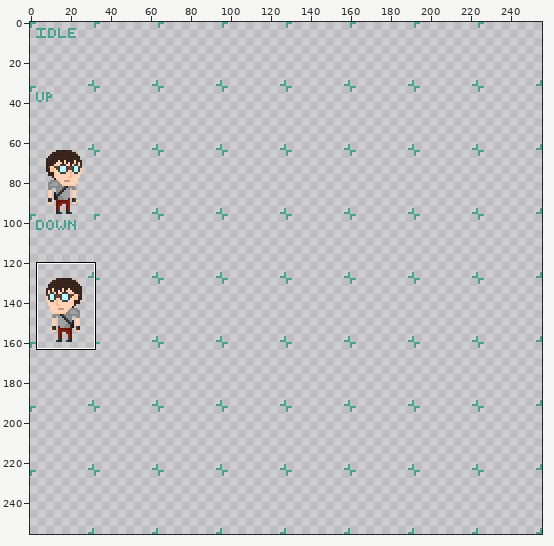
A sprite sheet gets an edit: src/main/resources/textures/mob/foster.png. The first picture is a wide view before the edit; the outline marks the close-up.
Close-up. Before the commit:
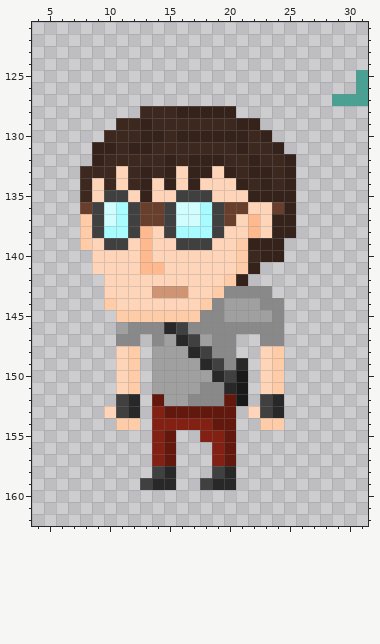
The file is 256x256 pixels. Shown: x 4..31, y 121..162.
The same view after the edit:
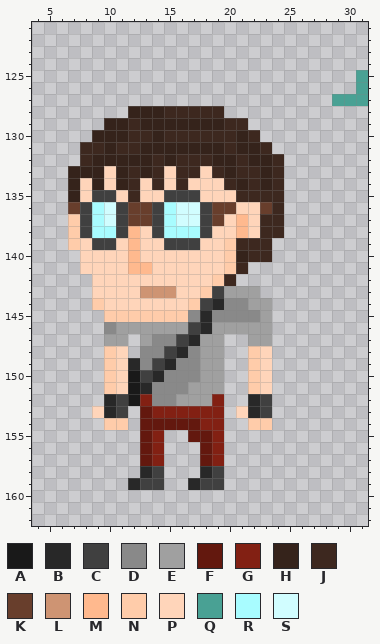
Palette (. is transparent): A #191919  B #282828  C #404040  D #898989  E #a0a0a0  F #63180e  G #822013  H #35231b  J #3d281f  K #683e2c  L #ce9473  M #ffb98e  N #ffccaa  P #ffd5ba  Q #49a194  R #a8fcff  S #d1fdff
Commit message: Fixed incorrect shading.
Change:
y 128: x 12..14 .JJ -> HHH; x 16..20 HHHHH -> JJJJ.
y 129: x 10..11 .J -> HH; x 14..19 JJJJJJ -> HHHHHH; x 21..22 HH -> J.
y 130: x 9..11 .JJ -> HHH; x 13 H -> J; x 16..20 HHHHH -> JJJJJ; x 23 H -> .
y 131: x 8..9 .H -> JJ; x 12 H -> J; x 14..19 JJJJJJ -> HHHHHH; x 22 J -> H; x 24 H -> .
y 132: x 8 . -> J; x 10..13 JJJJ -> HHHH; x 17..18 HH -> JJ; x 20 J -> H; x 23 J -> H; x 25 H -> .
y 133: x 7..11 .JJJP -> HHHPH; x 15..19 HPHHP -> PJJPJ; x 22 H -> J; x 25 H -> .
y 134: x 7..11 .JPJP -> HPHPH; x 13..17 HPHPH -> PJPJP; x 20 P -> J; x 25 H -> .
y 135: x 7..9 .JP -> HPC; x 11..13 CPH -> PJP; x 15 P -> C; x 18 C -> P; x 21..25 PHHHH -> JJJJ.
y 136: x 7..9 .KC -> KCR; x 11..12 RC -> CK; x 14..15 KC -> CR; x 18..19 RC -> CK; x 21 K -> P; x 23..25 PKH -> KJ.
y 137: x 7..9 .NC -> NCR; x 11..12 RC -> CK; x 14..15 KC -> CR; x 18..25 RCKPMPHH -> CKPMPJJ.
y 138: x 7..9 .NC -> NCR; x 11..15 RCMPC -> CMPCR; x 18..19 RC -> CP; x 21..25 PMPHH -> MPJJ.
y 139: x 7..9 .NP -> NPC; x 11..13 CPM -> PMP; x 15 P -> C; x 18 C -> P; x 20..24 PNHHH -> NJJJ.
y 140: x 8 . -> P; x 12..13 PM -> MP; x 20..21 PN -> NH; x 23..24 HH -> J.
y 141: x 8 . -> P; x 12 P -> M; x 14 M -> P; x 20..22 PNH -> NJ.
y 142: x 9 . -> P; x 19..21 PNH -> NJ.
y 143: x 9 . -> P; x 13 P -> L; x 16 L -> P; x 18..23 PNDDDD -> NCEEE.
y 144: x 9..10 .N -> NP; x 17..21 PNDEE -> NCBDD; x 23..24 DD -> E.
y 145: x 10 . -> N; x 17..18 ND -> DB; x 20..22 EEE -> DDD; x 24 D -> .
y 146: x 10 . -> D; x 12..24 DDDBCDDDDDDDD -> EEEEECBEEEEE.
y 147: x 10..13 .DD. -> EE.E; x 15..17 EBC -> DCB; x 19..20 DD -> E.; x 22..24 .DD -> EE.
y 148: x 10 . -> N; x 12..20 N.EEEBCDD -> .DDCBDEE.; x 22 . -> N; x 24 N -> .
y 149: x 10 . -> N; x 12..22 N.EEEEBCDB. -> BDCBDDEE..N; x 24 N -> .
y 150: x 10 . -> N; x 12..17 N.EEEE -> ACBDDD; x 19..22 BCA. -> E..N; x 24 N -> .
y 151: x 10 . -> N; x 12..16 N.EEE -> ABDDD; x 18..22 DDBA. -> EE..N; x 24 N -> .
y 152: x 10 . -> B; x 12..15 B.FE -> AGDD; x 17..22 DDDFA. -> EEG..B; x 24 B -> .
y 153: x 9..10 .P -> PB; x 12..13 B. -> .F; x 15..22 FFFFFF.P -> GGGGG.PB; x 24 B -> .
y 154: x 10 . -> N; x 12..17 N.GGGG -> .FFFFF; x 19..20 FF -> G.; x 22 . -> N; x 24 N -> .
y 155: x 13 . -> F; x 15 F -> .; x 17..18 .G -> FF; x 20 F -> .
y 156..157: x 13 . -> F; x 15 F -> .; x 18 . -> F; x 20 F -> .
y 158: x 13 . -> B; x 15 B -> .; x 18 . -> B; x 20 B -> .
y 159: x 12 . -> B; x 14..15 BB -> C.; x 17 . -> B; x 19..20 BB -> C.
